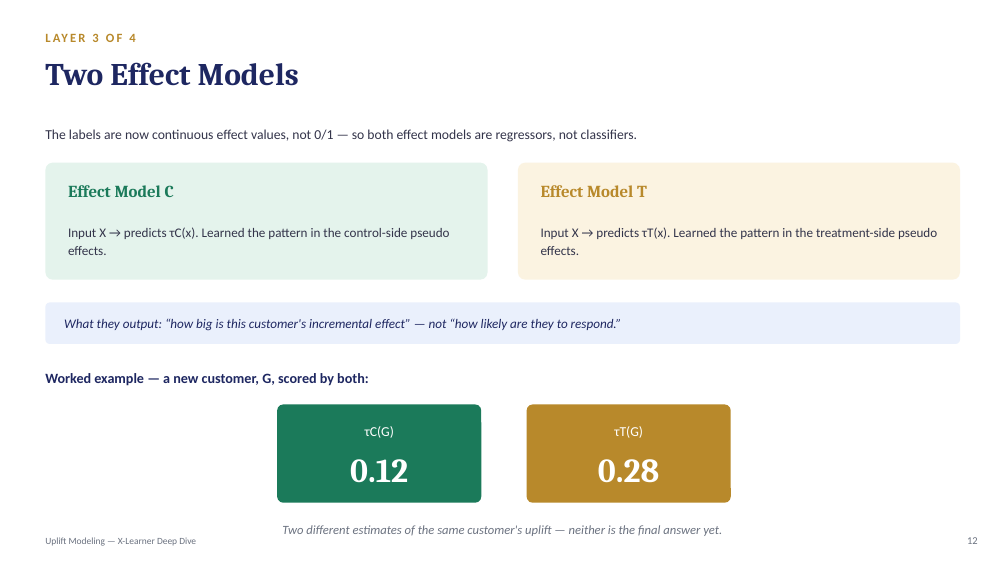
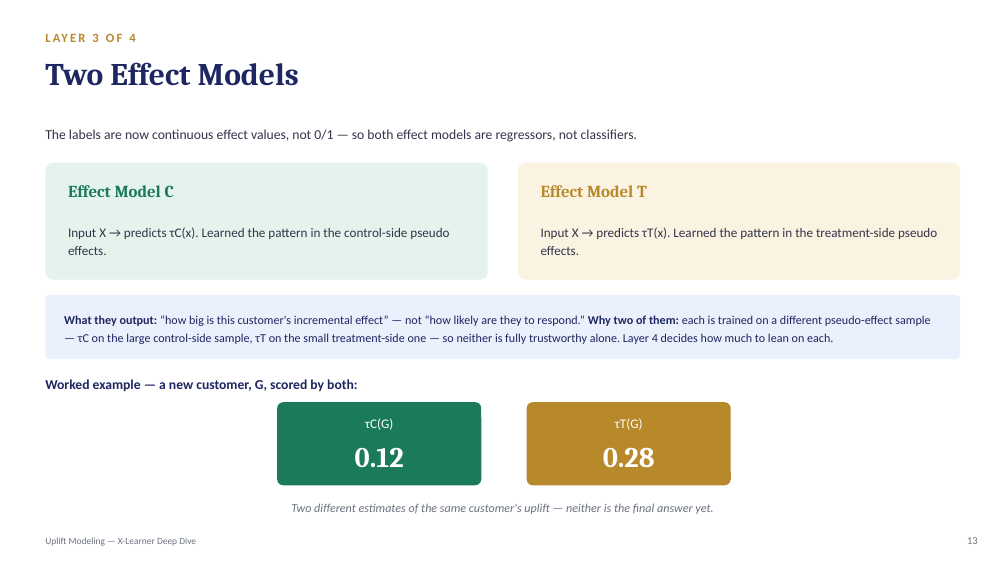
Before and after one commit to crystal1361/uplift-model, a slide deck: slide 13 of uplift_model_deck.pptx (slide 12 before the commit). Drawn at 1008x567 pixels with LibreOffice and Linux fonts; fonts in the diff are those of the drawing. Boxes give left, top, right and bottom in pixels: in the first picture for what was removed or moved away, otherwise in the second. Text is boxed around its words. In the diff, an @@ line names an element or a change of style, - is before the commit and + after.

```diff
--- a/uplift_model_deck.pptx
+++ b/uplift_model_deck.pptx
@@ rounded rectangle: place and size @@
-rounded rectangle at [45, 302, 960, 344]
+rounded rectangle at [45, 295, 960, 359]
@@ text at [64, 315, 930, 344]: text changed; size 12.5 to 11.5 pt; italic off @@
-What they output: “how big is this customer's incremental effect” — not “how likely are they to respond.”
+What they output: “how big is this customer's incremental effect” — not “how likely are they to respond.” Why two of them: each is trained on a different pseudo-effect sample — τC on the large control-side sample, τT on the small treatment-side one — so neither is fully trustworthy alone. Layer 4 decides how much to lean on each.
@@ text "Worked example — a new ..." at [45, 379, 357, 391]: size 13.5 to 13 pt @@
@@ text "τC(G)" at [365, 418, 393, 430]: size 13 to 12.5 pt @@
@@ rounded rectangle: place and size @@
-rounded rectangle at [278, 405, 482, 503]
+rounded rectangle at [278, 402, 482, 485]
@@ text "τT(G)" at [615, 418, 643, 430]: size 13 to 12.5 pt @@
@@ proportions changed in 3 elements at [45, 295, 960, 359], [278, 402, 482, 485], [527, 402, 731, 485] @@
@@ rounded rectangle: place and size @@
-rounded rectangle at [527, 405, 731, 503]
+rounded rectangle at [527, 402, 731, 485]
@@ text "0.12": place and size @@
-text "0.12" at [350, 459, 408, 483]
+text "0.12" at [355, 447, 404, 467]
@@ text "0.12" at [355, 447, 404, 467]: size 32 to 27 pt @@
@@ text "0.28" at [603, 447, 655, 467]: size 32 to 27 pt @@
@@ text "0.28": place and size @@
-text "0.28" at [598, 459, 659, 483]
+text "0.28" at [603, 447, 655, 467]
@@ text "Two different estimates of the ...": place and size @@
-text "Two different estimates of the ..." at [282, 525, 722, 536]
+text "Two different estimates of the ..." at [291, 503, 713, 514]
@@ text "Two different estimates of the ..." at [291, 503, 713, 514]: size 12 to 11.5 pt @@
```
Also in this commit, not shown: 9 other slides changed, 1 slide added, 2 other files.
